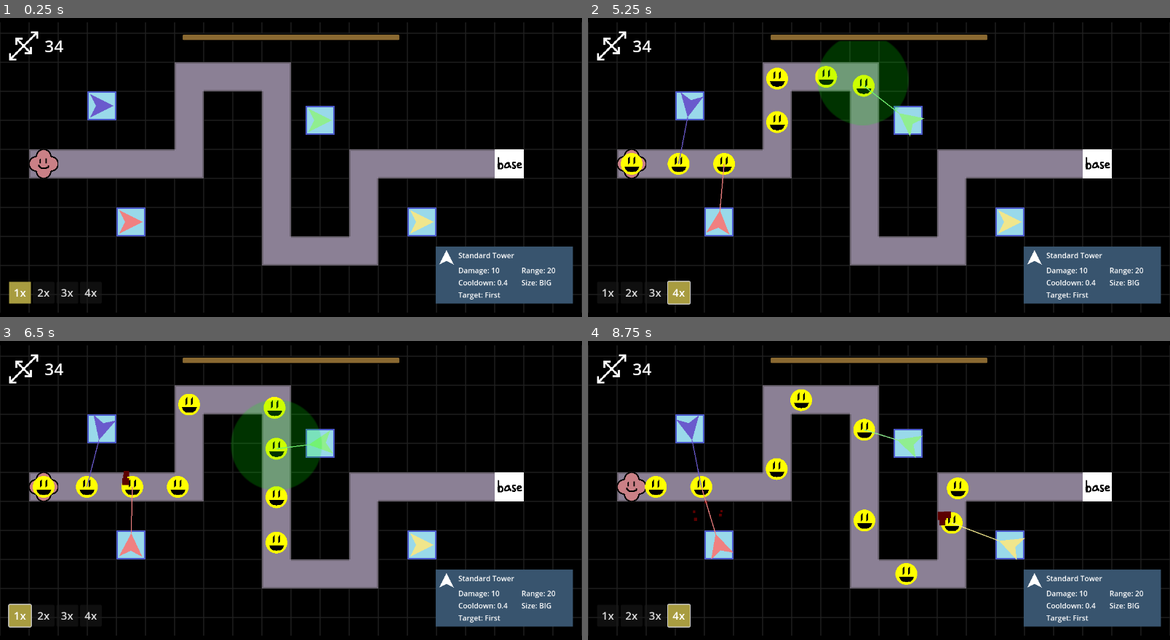
Above: before the commit, frames 1-4 (two rows, left to right).
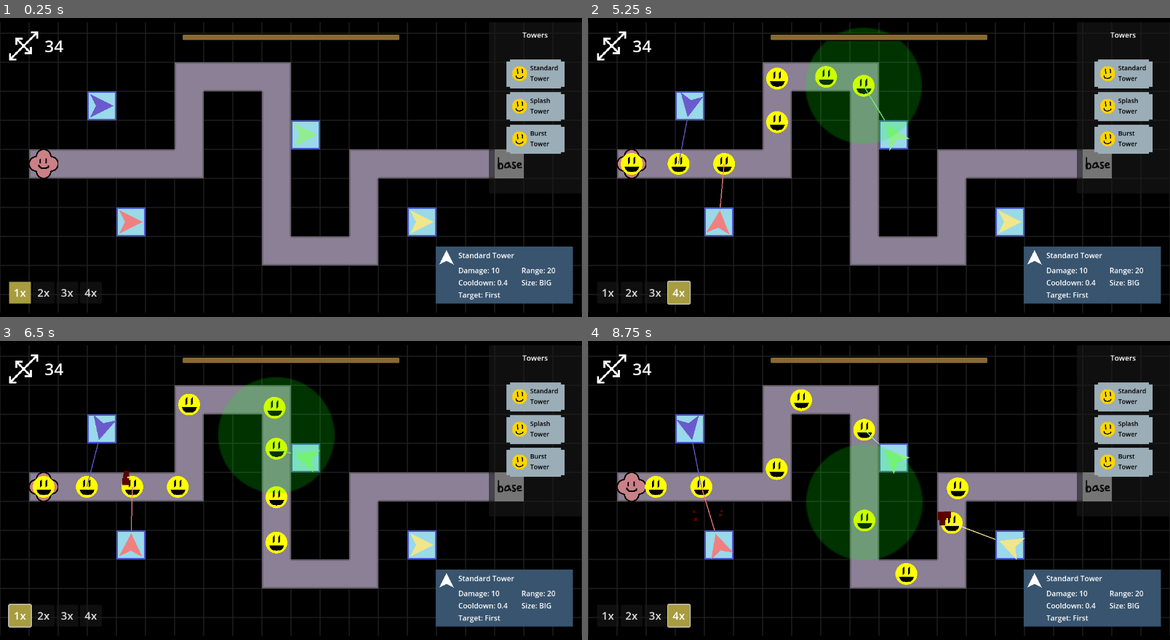
Above: after the commit, the same moments.

Repository: ladybunne/gmtk-game-jam-2024
Game: Godot game, scene res://MainScene.tscn
The game is run twice, just before and just after one commit, with the same random seed, the same clock (stepped at 60 frames per second) and the same inputs.
Inputs (mouse positions are in pixels of both pictures, inside the frame that each line leads up to):
- Up to frame 1 (0.25 s): no input
- Up to frame 2 (5.25 s): click (1123, 74) at 0.5 s, where only the run after the commit has a clickable "Standard Tower"; click (1123, 107) at 1.25 s, where only the run after the commit has a clickable "Splash Tower"; click (1123, 140) at 2 s, where only the run after the commit has a clickable "Burst Tower"; click "2x" at 2.75 s; click "1x" at 3.5 s; click "3x" at 4.25 s; click "4x" at 5 s
- Up to frame 3 (6.5 s): click "1x" at 5.75 s
- Up to frame 4 (8.75 s): click "2x" at 6.5 s; click "3x" at 7.25 s; click "4x" at 8 s

The runs differ from the first frame. In frame 1, 4.3% of the frame differs, in the area x 50-98%, y 4-54%; in frame 2, 6.2%; in frame 3, 6.4%; in frame 4, 10%, in the area x 17-98%, y 4-74%.

Commit message:
Spawn Tower UI

Diff:
--- /dev/null
+++ b/GameThings/CreateTowerButton.gd
@@ -0,0 +1,4 @@
+extends TextureButton
+
+func _pressed() -> void:
+	pass
--- /dev/null
+++ b/GameThings/TowerButton.tscn
@@ -0,0 +1,47 @@
+[gd_scene load_steps=6 format=3 uid="uid://m1lqb1ilwf6j"]
+
+[ext_resource type="Texture2D" uid="uid://bowofkro0eiv4" path="res://Assets/Sprites/barUnder.png" id="1_0lca5"]
+[ext_resource type="Script" path="res://GameThings/CreateTowerButton.gd" id="2_bae05"]
+[ext_resource type="Texture2D" uid="uid://cibwiiomnilr2" path="res://Assets/Sprites/barProgress.png" id="2_ia8ma"]
+[ext_resource type="Texture2D" uid="uid://b87ge5byu3q03" path="res://Assets/Sprites/barProgress2.png" id="2_nrpp7"]
+[ext_resource type="Texture2D" uid="uid://b26o4huku0mt1" path="res://Assets/Sprites/smiley.png" id="2_qrubt"]
+
+[node name="Button" type="TextureButton"]
+texture_filter = 1
+custom_minimum_size = Vector2(128, 64)
+anchors_preset = 5
+anchor_left = 0.5
+anchor_right = 0.5
+offset_left = -64.0
+offset_right = 64.0
+offset_bottom = 64.0
+grow_horizontal = 2
+size_flags_horizontal = 4
+size_flags_vertical = 4
+size_flags_stretch_ratio = 0.0
+texture_normal = ExtResource("1_0lca5")
+texture_pressed = ExtResource("2_ia8ma")
+texture_hover = ExtResource("2_nrpp7")
+ignore_texture_size = true
+stretch_mode = 0
+script = ExtResource("2_bae05")
+
+[node name="Texture" type="TextureRect" parent="."]
+layout_mode = 0
+offset_left = 8.0
+offset_top = 10.0
+offset_right = 50.0
+offset_bottom = 52.0
+texture = ExtResource("2_qrubt")
+expand_mode = 1
+
+[node name="Label" type="Label" parent="."]
+layout_mode = 0
+offset_left = 52.0
+offset_top = 9.0
+offset_right = 112.0
+offset_bottom = 57.0
+theme_override_colors/font_color = Color(0, 0, 0, 1)
+theme_override_font_sizes/font_size = 14
+text = "Standard Tower"
+autowrap_mode = 2
--- a/Scenes/TestLevel.tscn
+++ b/Scenes/TestLevel.tscn
@@ -30,10 +30,10 @@
 [sub_resource type="Resource" id="Resource_bn7qd"]
 resource_local_to_scene = true
 script = ExtResource("5_y5u2a")
-damage = 20.0
-cooldown = 3.0
+damage = 5.0
+cooldown = 0.5
 target_range = 75.0
-splash_range = 100.0
+splash_range = 128.0
 ammo_capacity = 10.0
 rate_of_fire = 0.1
 type = 2
@@ -58,20 +58,24 @@
 tile_map_data = PackedByteArray("AAABAAUAAAAAAAAAAQARAAUAAAAAAAAAAgA=")
 
 [node name="FirstTower" parent="." instance=ExtResource("4_cgdvt")]
+z_index = 0
 position = Vector2(224, 224)
 tower_data = SubResource("Resource_hhpmj")
 
 [node name="LastTower" parent="." instance=ExtResource("4_cgdvt")]
+z_index = 0
 position = Vector2(288, 480)
 tower_data = SubResource("Resource_dru6i")
 targeting_mode = 1
 
 [node name="CloseTower" parent="." instance=ExtResource("4_cgdvt")]
-position = Vector2(704, 256)
+z_index = 0
+position = Vector2(672, 288)
 tower_data = SubResource("Resource_bn7qd")
 targeting_mode = 2
 
 [node name="StrongTower" parent="." instance=ExtResource("4_cgdvt")]
+z_index = 0
 position = Vector2(928, 480)
 tower_data = SubResource("Resource_wnbo2")
 targeting_mode = 3
--- a/Scenes/UI/UI.tscn
+++ b/Scenes/UI/UI.tscn
@@ -1,13 +1,14 @@
-[gd_scene load_steps=9 format=3 uid="uid://c7f6l47krk6xs"]
+[gd_scene load_steps=10 format=3 uid="uid://c7f6l47krk6xs"]
 
 [ext_resource type="Texture2D" uid="uid://bowofkro0eiv4" path="res://Assets/Sprites/barUnder.png" id="1_yl4kl"]
 [ext_resource type="Texture2D" uid="uid://cehcu8y4e3uyn" path="res://Assets/Sprites/barOver.png" id="2_u31s5"]
 [ext_resource type="Texture2D" uid="uid://cibwiiomnilr2" path="res://Assets/Sprites/barProgress.png" id="3_8mi7g"]
 [ext_resource type="Texture2D" uid="uid://b87ge5byu3q03" path="res://Assets/Sprites/barProgress2.png" id="4_2nsox"]
 [ext_resource type="Script" path="res://Scenes/UI/ResourceBar.gd" id="4_4iij1"]
-[ext_resource type="PackedScene" uid="uid://crl1o75ydnsjk" path="res://Scenes/UI/SpeedControlUI.tscn" id="6_4y3xo"]
-[ext_resource type="PackedScene" uid="uid://bth0h4rsnem14" path="res://Scenes/UI/BigcraftUI.tscn" id="7_cqopu"]
-[ext_resource type="PackedScene" uid="uid://b8ys2f4fydw5s" path="res://Scenes/UI/TowerInfoUI.tscn" id="8_j376u"]
+[ext_resource type="PackedScene" uid="uid://dxr8eyrr3byde" path="res://Scenes/UI/SpeedControlUI.tscn" id="6_4y3xo"]
+[ext_resource type="PackedScene" path="res://Scenes/UI/BigcraftUI.tscn" id="7_cqopu"]
+[ext_resource type="PackedScene" path="res://Scenes/UI/TowerInfoUI.tscn" id="8_j376u"]
+[ext_resource type="PackedScene" uid="uid://m1lqb1ilwf6j" path="res://GameThings/TowerButton.tscn" id="9_0k1bh"]
 
 [node name="UI" type="Node"]
 
@@ -89,3 +90,58 @@
 [node name="BigcraftUI" parent="." instance=ExtResource("7_cqopu")]
 
 [node name="TowerInfoUI" parent="." instance=ExtResource("8_j376u")]
+
+[node name="TowerPicker" type="CanvasLayer" parent="."]
+
+[node name="Panel" type="Panel" parent="TowerPicker"]
+anchors_preset = 1
+anchor_left = 1.0
+anchor_right = 1.0
+offset_left = -205.0
+offset_bottom = 377.0
+grow_horizontal = 0
+
+[node name="Label" type="Label" parent="TowerPicker/Panel"]
+layout_mode = 1
+anchors_preset = 5
+anchor_left = 0.5
+anchor_right = 0.5
+offset_left = -79.5
+offset_top = 15.58
+offset_right = 79.5
+offset_bottom = 57.58
+grow_horizontal = 2
+text = "Towers"
+horizontal_alignment = 1
+
+[node name="Container" type="VBoxContainer" parent="TowerPicker/Panel"]
+layout_mode = 1
+anchors_preset = 7
+anchor_left = 0.5
+anchor_top = 1.0
+anchor_right = 0.5
+anchor_bottom = 1.0
+offset_left = -83.0
+offset_top = -295.0
+offset_right = 83.0
+grow_horizontal = 2
+grow_vertical = 0
+theme_override_constants/separation = 8
+
+[node name="Button" parent="TowerPicker/Panel/Container" instance=ExtResource("9_0k1bh")]
+layout_mode = 2
+
+[node name="Button2" parent="TowerPicker/Panel/Container" instance=ExtResource("9_0k1bh")]
+layout_mode = 2
+
+[node name="Label" parent="TowerPicker/Panel/Container/Button2" index="1"]
+text = "Splash Tower"
+
+[node name="Button3" parent="TowerPicker/Panel/Container" instance=ExtResource("9_0k1bh")]
+layout_mode = 2
+
+[node name="Label" parent="TowerPicker/Panel/Container/Button3" index="1"]
+text = "Burst Tower"
+
+[editable path="TowerPicker/Panel/Container/Button2"]
+[editable path="TowerPicker/Panel/Container/Button3"]
Not shown: 1 places in Assets/Tilesets/BuildingsTileSet.tres that only renumber resources
Not shown: 1 places in Scenes/TestLevel.tscn that only renumber resources
